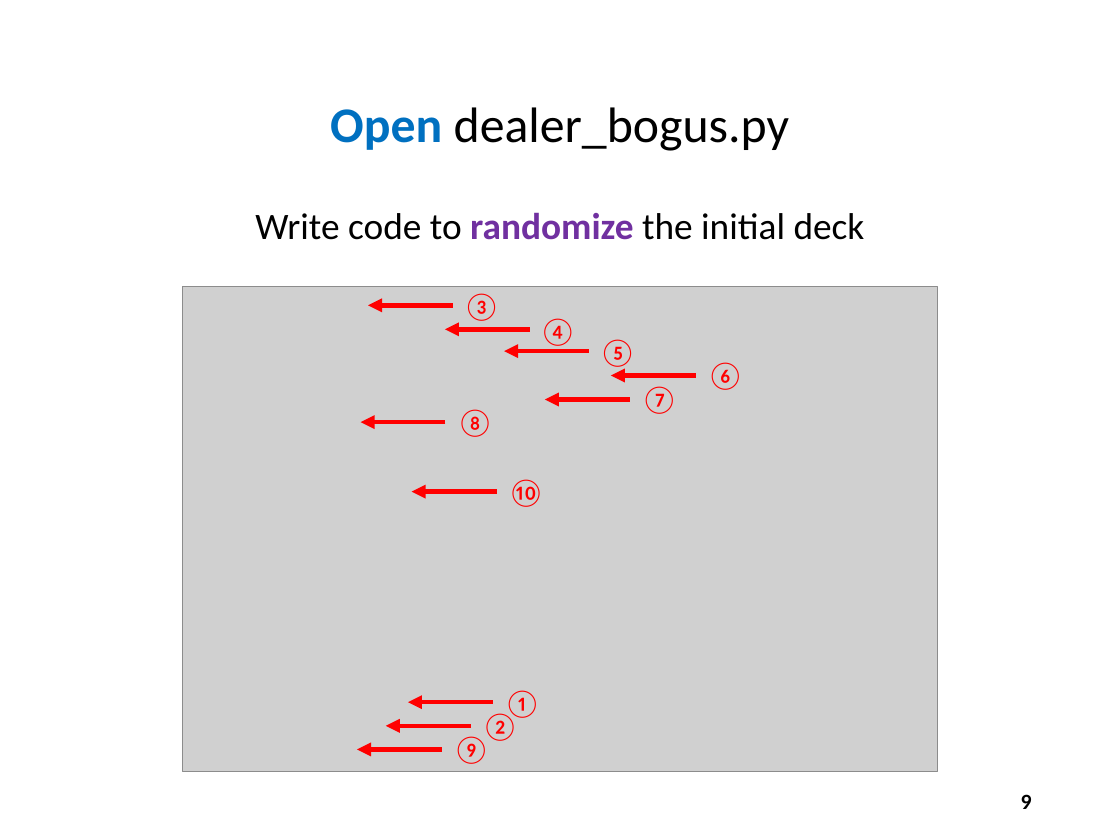
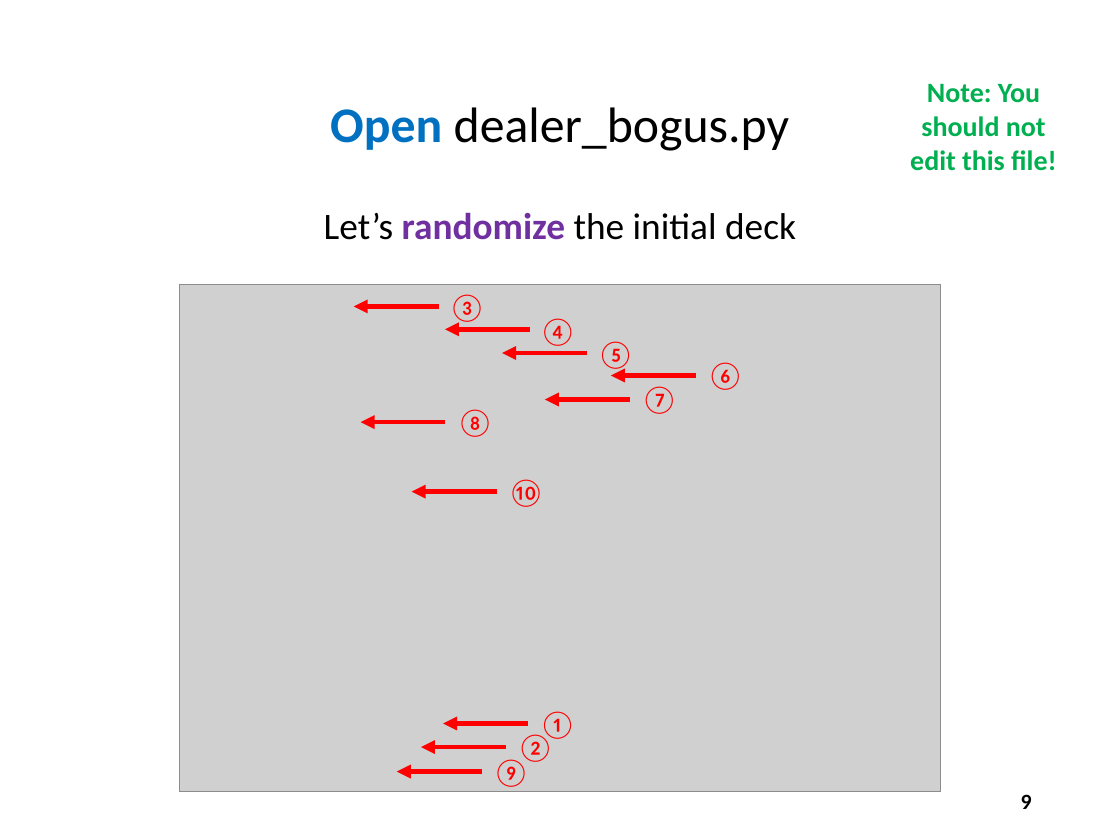
Before and after one commit to dbiersach/scicomp101, a slide deck: slide 9 of Session 10 - Random Numbers and Algorithms/Session 10 - Random Numbers and Algorithms.pptx. Drawn at 1120x840 pixels with LibreOffice and Linux fonts; fonts in the diff are those of the drawing; grey boxes stand for pictures. Boxes give left, top, right and bottom in pixels: in the first picture for what was removed or moved away, otherwise in the second. Text is boxed around its words. In the diff, an @@ line names an element or a change of style, - is before the commit and + after.

```diff
--- a/Session 10 - Random Numbers and Algorithms/Session 10 - Random Numbers and Algorithms.pptx
+++ b/Session 10 - Random Numbers and Algorithms/Session 10 - Random Numbers and Algorithms.pptx
@@ text added at [910,84,1057,171], 18 pt, text #00B050, bold @@
+Note: You should not edit this file!
@@ text at [324,212,796,240]: text changed @@
-Write code to randomize the initial deck
+Let’s randomize the initial deck
@@ picture: place and size @@
-picture at [183,287,937,772]
+picture at [179,284,941,792]
@@ text "③": place and size @@
-text "③" at [463,293,500,321]
+text "③" at [449,294,486,324]
@@ arrow moved from (452, 306) - (368, 306) to (439, 307) - (354, 307) @@
@@ 2 texts, 2 arrows: place and size @@
-2 texts, 2 arrows at [385,690,541,743]
+2 texts, 2 arrows at [421,711,576,764]
@@ text "⑨": place and size @@
-text "⑨" at [453,736,490,764]
+text "⑨" at [493,758,530,787]
@@ arrow moved from (442, 749) - (357, 749) to (482, 772) - (396, 772) @@
```
Also in this commit, not shown: 9 other slides changed, 7 other files.
